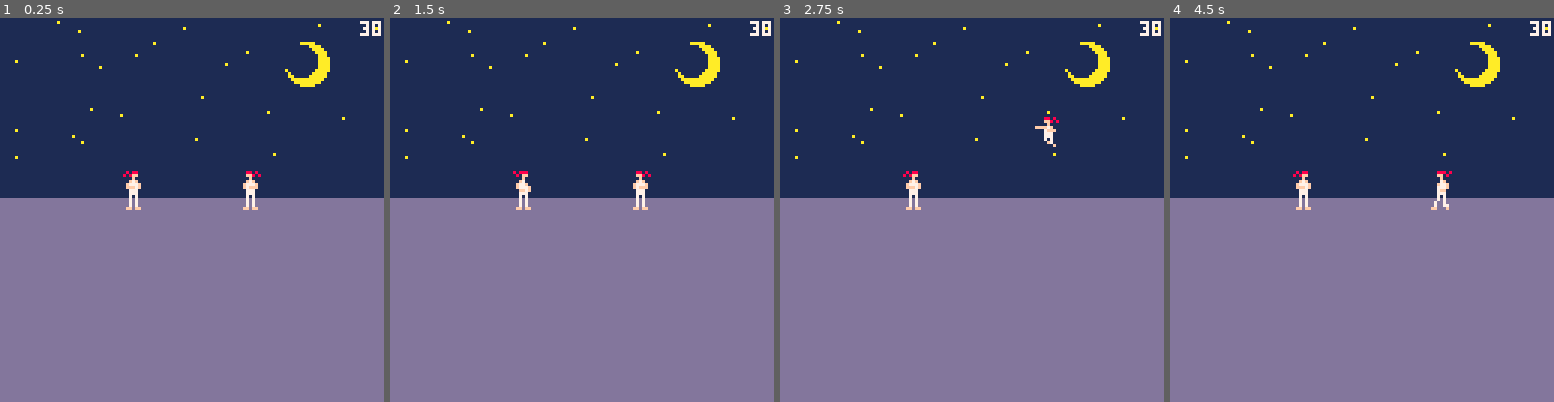
Above: before the commit, frames 1-4 (left to right).
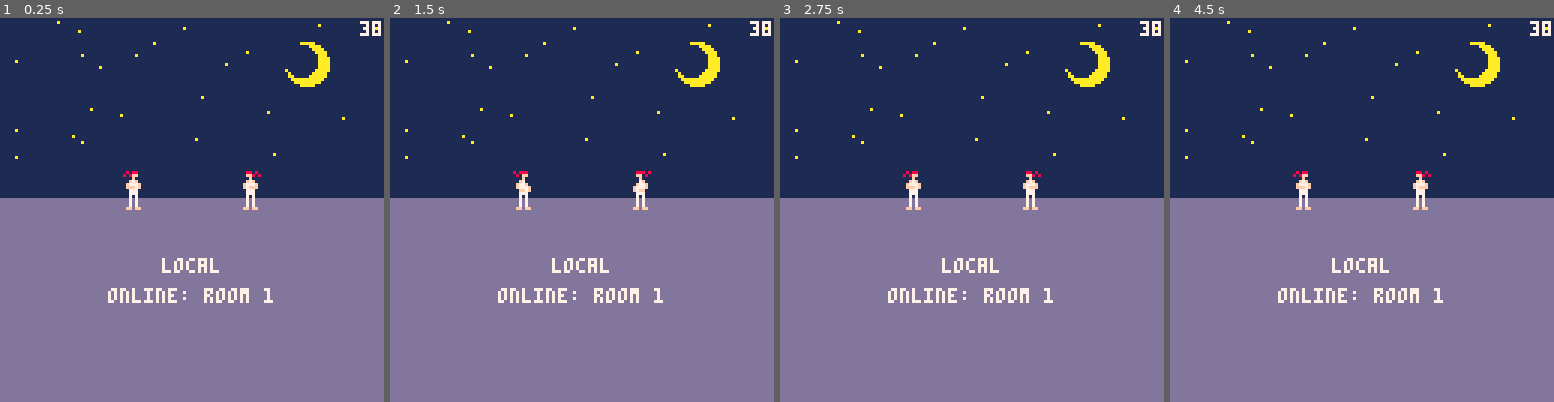
Above: after the commit, the same moments.

Repository: Grouflon/p8_fight
Game: PICO-8 cartridge fight.p8
Same seed, same stepped clock (60 frames per second), same inputs: the game is played once before the commit and once after it.
Inputs (mouse positions are in pixels of both pictures, inside the frame that each line leads up to):
- Up to frame 1 (0.25 s): no input
- Up to frame 2 (1.5 s): tap X (X key) at 0.33, 1.07 s; click (670, 121) at 0.67 s; tap O (Z key) at 0.7 s; click (436, 267) at 1.22 s
- Up to frame 3 (2.75 s): hold Right 1.6-2.1 s; tap O (Z key) at 1.7, 2.1, 2.5 s; click (887, 114) at 1.77 s; tap X (X key) at 1.85 s; hold Up 2.15-2.42 s; click (952, 259) at 2.32 s; hold Right from 2.47 s (still down)
- Up to frame 4 (4.5 s): click (1404, 106) at 2.87 s; tap O (Z key) every 0.4 s from 2.9 to 4.1 s; tap X (X key) at 2.97, 4.08 s; release Right at 3.03 s; hold Left 3.08-3.58 s; click (1465, 256) at 3.42 s; hold Down 3.63-3.97 s; click (1231, 102) at 3.97 s; hold Right from 4.02 s (still down)

The runs differ from the first frame. In frame 1, 0.9% of the frame differs, in the area x 28-72%, y 62-75%; in frame 2, 1.0%; in frame 3, 1.3%; in frame 4, 1.4%, in the area x 28-74%, y 39-75%.

Commit message:
netcode wip

Diff:
--- a/game.lua
+++ b/game.lua
@@ -4,6 +4,9 @@
 ground_height = 64
 stage_margin = 2
 start_offset = 20
+game_state = 0 -- 0 is menu, 1 is game
+_mode = 0 -- 0 is local, 1 is online
+online_room = 1
 
 -- BAKE
 for _key, _animation in pairs(animations) do
@@ -234,6 +237,7 @@
 function player_start(_player)
 	_player.drawn_animation_player = _player.animation_player
 	sm_set_state(_player.sm, "idle")
+	sm_dequeue_transitions(_player.sm, _player)
 end
 
 function player_update(_player)
@@ -424,16 +428,25 @@
 
 if (player1 ~= nil) player_start(player1)
 if (player2 ~= nil) player_start(player2)
+resolve_players_flip(players)
 
 function _update()
-	if (player1 ~= nil) player_update(player1)
-	if (player2 ~= nil) player_update(player2)
-
-	if (player1 ~= nil and player2 ~= nil) then
-		resolve_players_push(players)
-		resolve_players_flip(players)
-		resolve_players_hit(players)
-	end
+
+	if game_state == 0 then
+		local _up = btn(2)
+		local _down = btn(3)
+	elseif game_state == 1 then
+		if (player1 ~= nil) player_update(player1)
+		if (player2 ~= nil) player_update(player2)
+
+		if (player1 ~= nil and player2 ~= nil) then
+			resolve_players_push(players)
+			resolve_players_flip(players)
+			resolve_players_hit(players)
+		end
+	end
+
+
 end
 
 function _draw()
@@ -462,4 +475,14 @@
 	if (player2 ~= nil and player2.freeze_count <= 0) player_post_update(player2)
 
 	hits_draw(hits)
-end
+
+	if game_state == 0 then
+
+		local _local_w = print("local", 0, -999)
+		local _online_text = "online: room "..online_room
+		local _online_w = print(_online_text, 0, -999)
+
+		print("local", 64 - _local_w*0.5, 80, 7)
+		print(_online_text, 64 - _online_w*0.5, 90, 7)
+	end
+end
Not shown, added: pico-socket.yml
